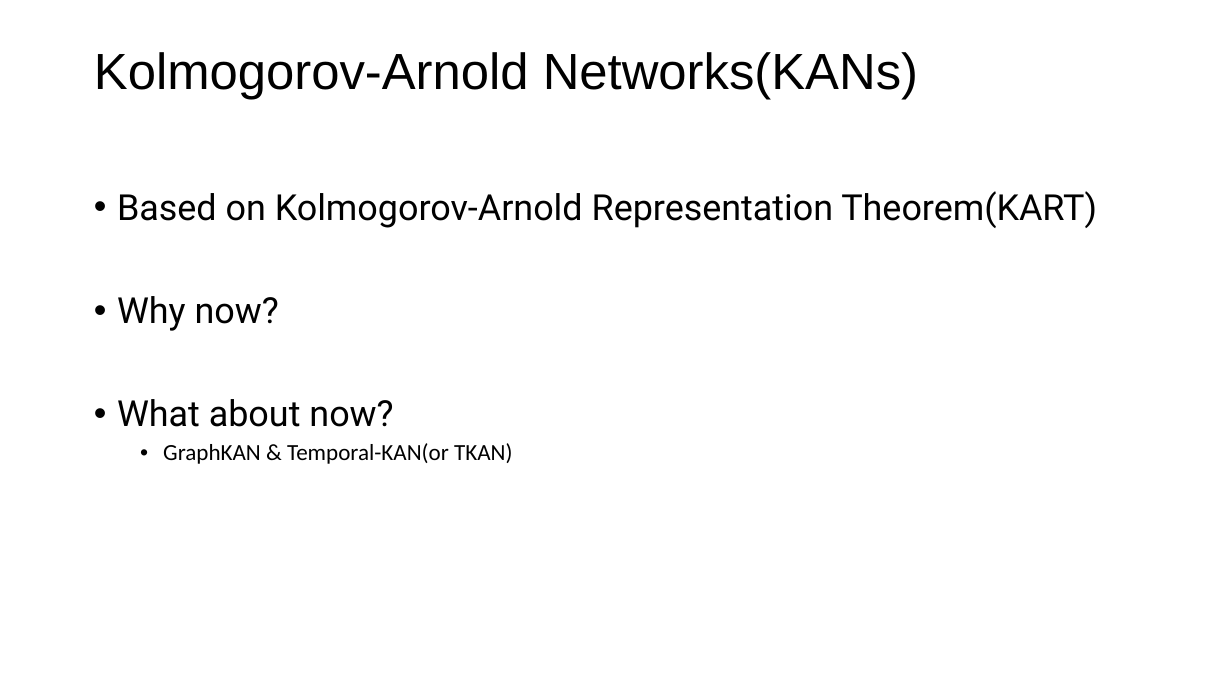
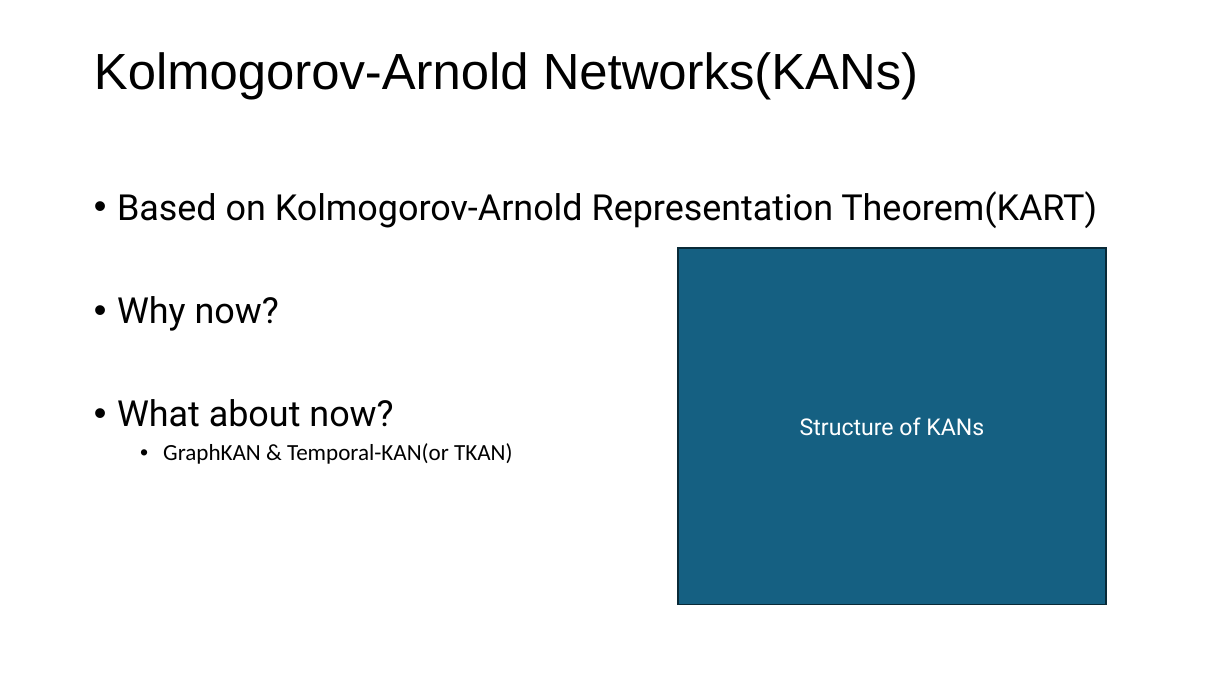
Before and after one commit to zhengyouhan/TransInfos24, a slide deck: slide 10 of Rinko_Drafts/A Brief Survey on Deep Learning in.pptx (slide 11 before the commit). Drawn at 1232x693 pixels with LibreOffice and Linux fonts; fonts in the diff are those of the drawing. Boxes give left, top, right and bottom in pixels: in the first picture for what was removed or moved away, otherwise in the second. Text is boxed around its words. In the diff, an @@ line names an element or a change of style, - is before the commit and + after.

```diff
--- a/Rinko_Drafts/A Brief Survey on Deep Learning in.pptx
+++ b/Rinko_Drafts/A Brief Survey on Deep Learning in.pptx
@@ rectangle added at (678,248,1107,604), fill #156082, outline #092A39 1.5 pt, 18 pt, text #FFFFFF @@
+Structure of KANs
```
Also in this commit, not shown: 4 other slides changed, 2 slides added, 3 slides removed, 1 other file.
